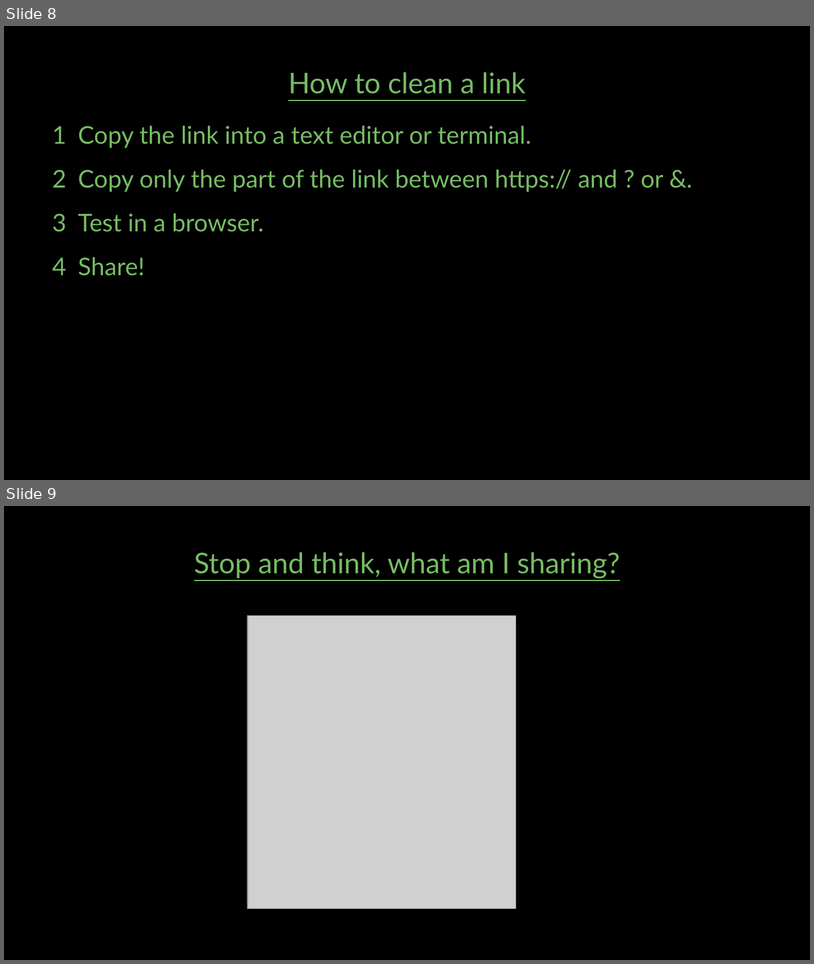
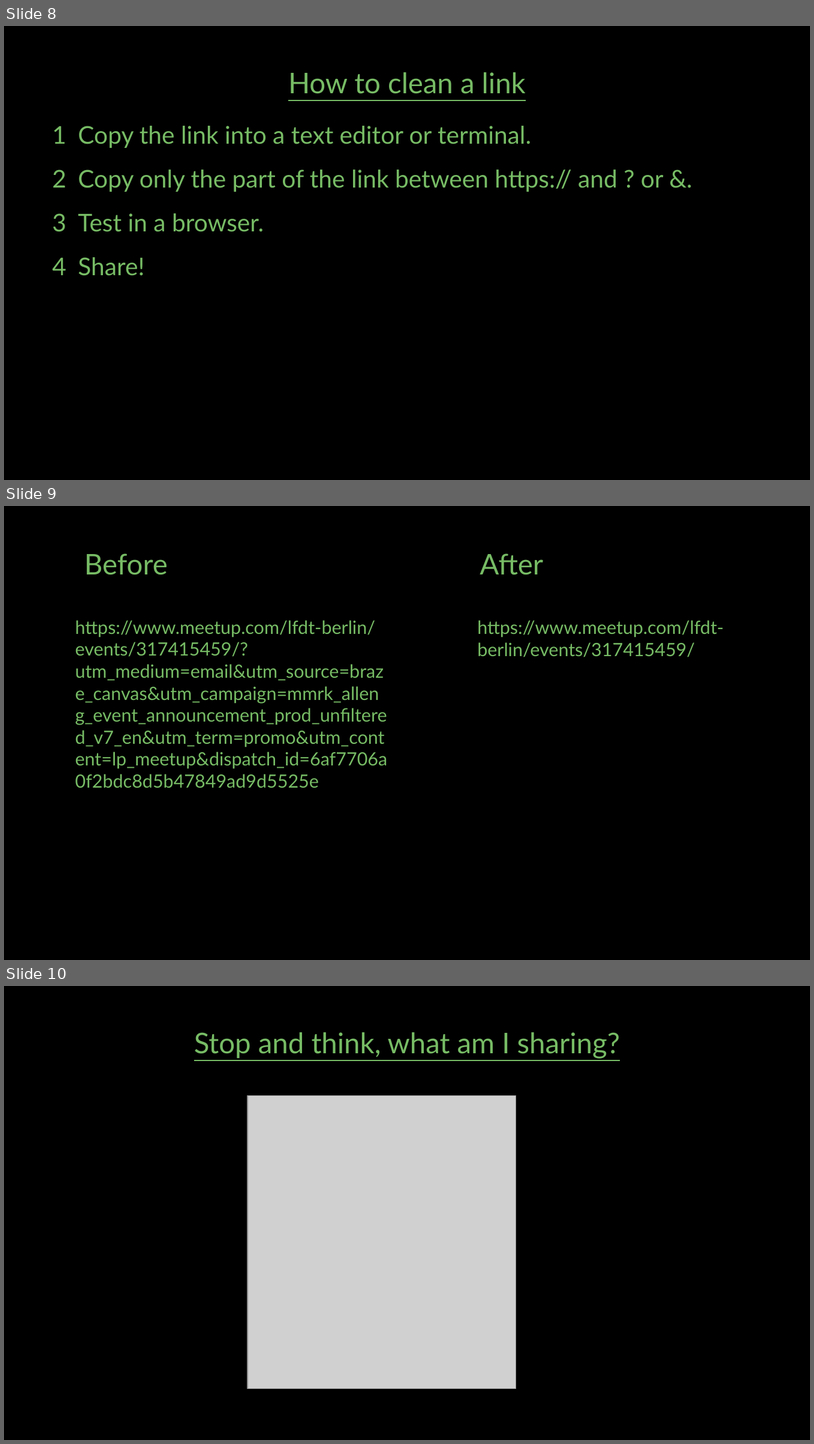
Before and after one commit to chaiken/she-devel.com, a slide deck: sharing-hyperlinks.odp. Shown one above the other, each under a label of ours: slides 8 and 9 before the commit, slides 8, 9 and 10 after it. The pictures are 814x964 and 814x1444 pixels, drawn with LibreOffice and Linux fonts; fonts in the diff are those of the drawing; grey boxes stand for pictures. Boxes give left, top, right and bottom in pixels: in the first picture for what was removed or moved away, otherwise in the second. Text is boxed around its words. In the diff, an @@ line names an element or a change of style, - is before the commit and + after.

Commit message:
sharing-hyperlinks: example slide

```diff
--- a/sharing-hyperlinks.odp
+++ b/sharing-hyperlinks.odp
@@ slide 9 added at [4, 506, 810, 960], background #000000 @@
@@ text added at [84, 553, 168, 575], 28 pt, text #77BC65 @@
+Before
@@ text added at [480, 553, 543, 575], 28 pt, text #77BC65 @@
+After
@@ text added at [75, 620, 388, 769], 18 pt, text #77BC65 @@
+https://www.meetup.com/lfdt-berlin/events/317415459/?utm_medium=email&utm_source=braze_canvas&utm_campaign=mmrk_alleng_event_announcement_prod_unfiltered_v7_en&utm_term=promo&utm_content=lp_meetup&dispatch_id=6af7706a0f2bdc8d5b47849ad9d5525e
@@ text added at [477, 620, 724, 657], 18 pt, text #77BC65 @@
+https://www.meetup.com/lfdt-berlin/events/317415459/
@@ what was slide 9 is now slide 10 @@
```
